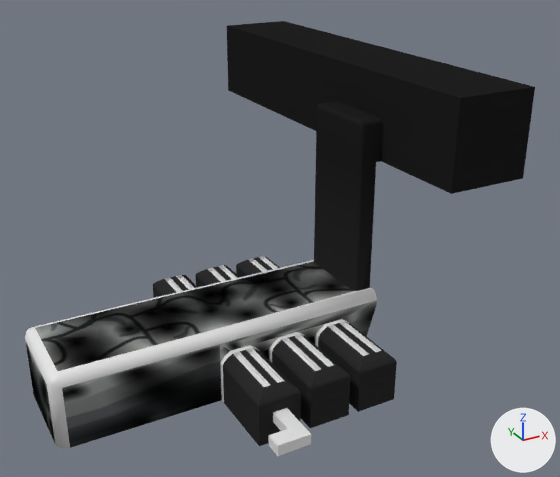
Two versions of the Blender file 3D_Models/3D Models/1_StartingArea/1_StartingArea.blend, one commit apart.
Before and after are seen from a 50 mm lens placed at (-25.0, -48.3, 42.3), pointed at (9.1, 13.7, 11.3). Every picture has the same lights, and +X, +Y and +Z are marked at lower right.

Objects in the first picture: 'StartingArea'.
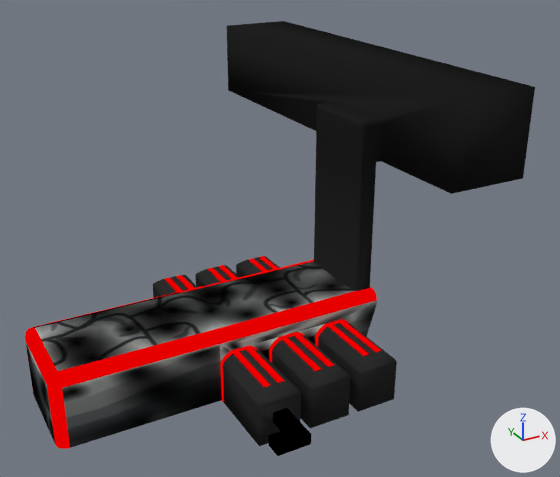
Patch to the scene script:
```diff
--- a/3D_Models/3D Models/1_StartingArea/1_StartingArea.blend.py
+++ b/3D_Models/3D Models/1_StartingArea/1_StartingArea.blend.py
@@ mat_storagebaydoor5edges @@
+mat_storagebaydoor5edges = emission_material('StorageBayDoor5Edges')
+mat_storagebaydoor5edges.base_color = (0.8, 0.0, 0.0)  # red #e70000
@@ mat_storagebaydoor4edges @@
+mat_storagebaydoor4edges = emission_material('StorageBayDoor4Edges')
+mat_storagebaydoor4edges.base_color = (0.8, 0.0, 0.0)  # red #e70000
@@ mat_storagebaydoor3edges @@
+mat_storagebaydoor3edges = emission_material('StorageBayDoor3Edges')
+mat_storagebaydoor3edges.base_color = (0.8, 0.0, 0.0)  # red #e70000
@@ mat_storagebaydoor2edges @@
+mat_storagebaydoor2edges = emission_material('StorageBayDoor2Edges')
+mat_storagebaydoor2edges.base_color = (0.8, 0.0, 0.0)  # red #e70000
@@ mat_storagebaydoor1edges @@
+mat_storagebaydoor1edges = emission_material('StorageBayDoor1Edges')
+mat_storagebaydoor1edges.base_color = (0.8, 0.0, 0.0)  # red #e70000
@@ mat_storagebaydoor6edges @@
+mat_storagebaydoor6edges = emission_material('StorageBayDoor6Edges')
+mat_storagebaydoor6edges.base_color = (0.8, 0.0, 0.0)  # red #e70000
@@ mat_storagehallwayceilingsides @@
+mat_storagehallwayceilingsides = emission_material('StorageHallwayCeilingSides')
+mat_storagehallwayceilingsides.base_color = (0.8, 0.0, 0.0)  # red #e70000
@@ me_plane_001 @@
 me_plane_001.from_pydata(...)  # 739 vertices, 617 faces; spans x -16.0..24.4, y -5.0..40.5, z -0.1..28.0
+# me_plane_001 part 1: all faces are now shaded smooth (352 of 617 changed)
+# me_plane_001 part 2: all 12 faces centred in x -1.4..1.7, y -5.0..-2.2, z 2.0..3.0 switch from no material to mat_storagebayceilingpart1 (picture img_1_startingarea_storagebayceilingpart1_render_png)
+# me_plane_001 part 3: 22 of the faces centred in x -1.0..3.0, y 0.0..6.2, z 0.0..5.0 switch from no material to mat_storagebaydoor1edges (red #e70000)
+# me_plane_001 part 4: 22 of the faces centred in x 4.0..8.0, y 0.0..6.2, z 0.0..5.0 switch from no material to mat_storagebaydoor2edges (red #e70000)
+# me_plane_001 part 5: 22 of the faces centred in x 9.0..13.0, y 0.0..6.2, z 0.0..5.0 switch from no material to mat_storagebaydoor3edges (red #e70000)
+# me_plane_001 part 6: 22 of the faces centred in x -1.0..3.0, y 16.7..23.0, z 0.0..5.0 switch from no material to mat_storagebaydoor4edges (red #e70000)
+# me_plane_001 part 7: 22 of the faces centred in x 4.0..8.0, y 16.7..23.0, z 0.0..5.0 switch from no material to mat_storagebaydoor5edges (red #e70000)
+# me_plane_001 part 8: 22 of the faces centred in x 9.0..13.0, y 16.7..23.0, z 0.0..5.0 switch from no material to mat_storagebaydoor6edges (red #e70000)
+# me_plane_001 part 9: all 2 faces centred in x -15.1..-8.0, y 15.6, z 7.0 switch from no material to mat_storagehallwayceiling (picture img_1_startingarea_storagehallwayceiling_render_png)
+# me_plane_001 part 10: 119 of the faces centred in x -16.0..-15.1, y 6.5..16.5, z 3.0..7.0 switch from no material to mat_storagehallwayceilingsides (red #e70000)
+# me_plane_001 part 11: 8 of the faces centred in x -8.0, y 6.5..7.4, z 6.1..7.0 switch from no material to mat_storagehallwayceilingsides (red #e70000)
+# me_plane_001 part 12: 8 of the faces centred in x 7.5..11.6, y 6.5..7.5, z 6.1..7.0 switch from no material to mat_storagehallwayceilingsides (red #e70000)
+# me_plane_001 part 13: 8 of the faces centred in x 7.5..11.6, y 15.5..16.5, z 6.1..7.0 switch from no material to mat_storagehallwayceilingsides (red #e70000)
+# me_plane_001 part 14: 7 of the faces centred in x -8.0, y 15.8..16.5, z 6.1..7.0 switch from no material to mat_storagehallwayceilingsides (red #e70000)
 me_plane_001.materials.append(mat_storagebayfloors)
```

Pixel boxes [x1, y1, x2, y2] of what changed, in the pictures (560 x 477 px):
'StartingArea', shading changed, recoloured (white to red): [25, 76, 454, 456] in both
part 1 of me_plane_001, shading changed: [153, 21, 535, 446] in both
part 2 of me_plane_001, recoloured (white to black): [269, 408, 311, 456] in both
part 3 of me_plane_001, recoloured (white to red): [220, 345, 284, 402] in both
part 4 of me_plane_001, recoloured (white to red): [269, 332, 334, 371] in both
part 5 of me_plane_001, recoloured (grey to red): [315, 319, 381, 356] in both
part 6 of me_plane_001, recoloured (white to red): [165, 275, 194, 292] in both
part 7 of me_plane_001, recoloured (white to red): [208, 265, 237, 282] in both
part 8 of me_plane_001, recoloured (grey to red): [248, 256, 278, 272] in both
part 9 of me_plane_001, recoloured: [34, 292, 180, 328] in both
part 10 of me_plane_001, recoloured (white to red): [25, 327, 70, 449] in both
part 11 of me_plane_001, recoloured (white to red): [58, 329, 220, 388] in both
part 12 of me_plane_001, recoloured (grey to red): [215, 287, 377, 344] in both
part 13 of me_plane_001, recoloured (grey to red): [180, 260, 314, 293] in both
part 14 of me_plane_001, recoloured: [35, 292, 178, 327] in both
